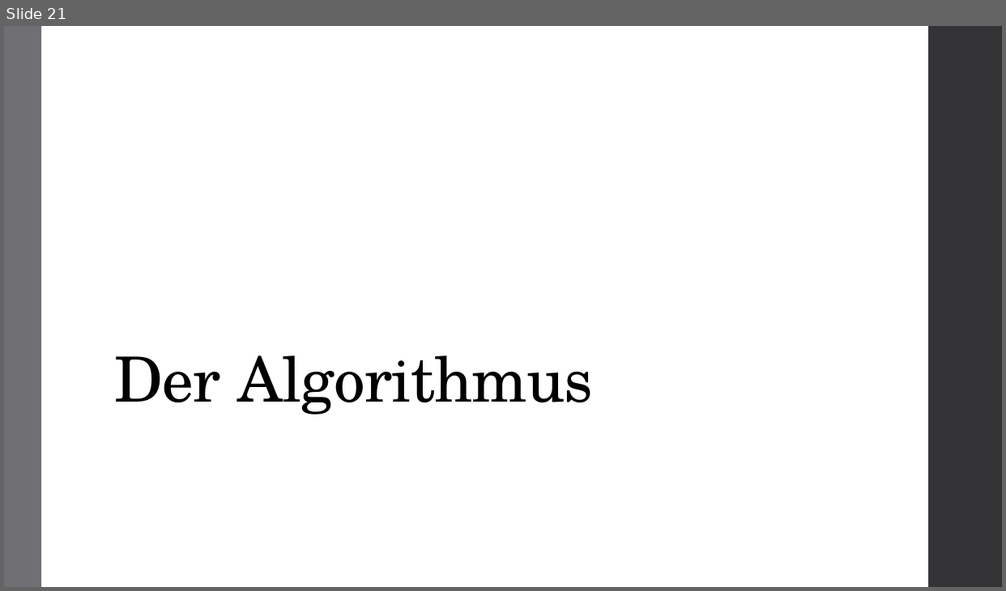
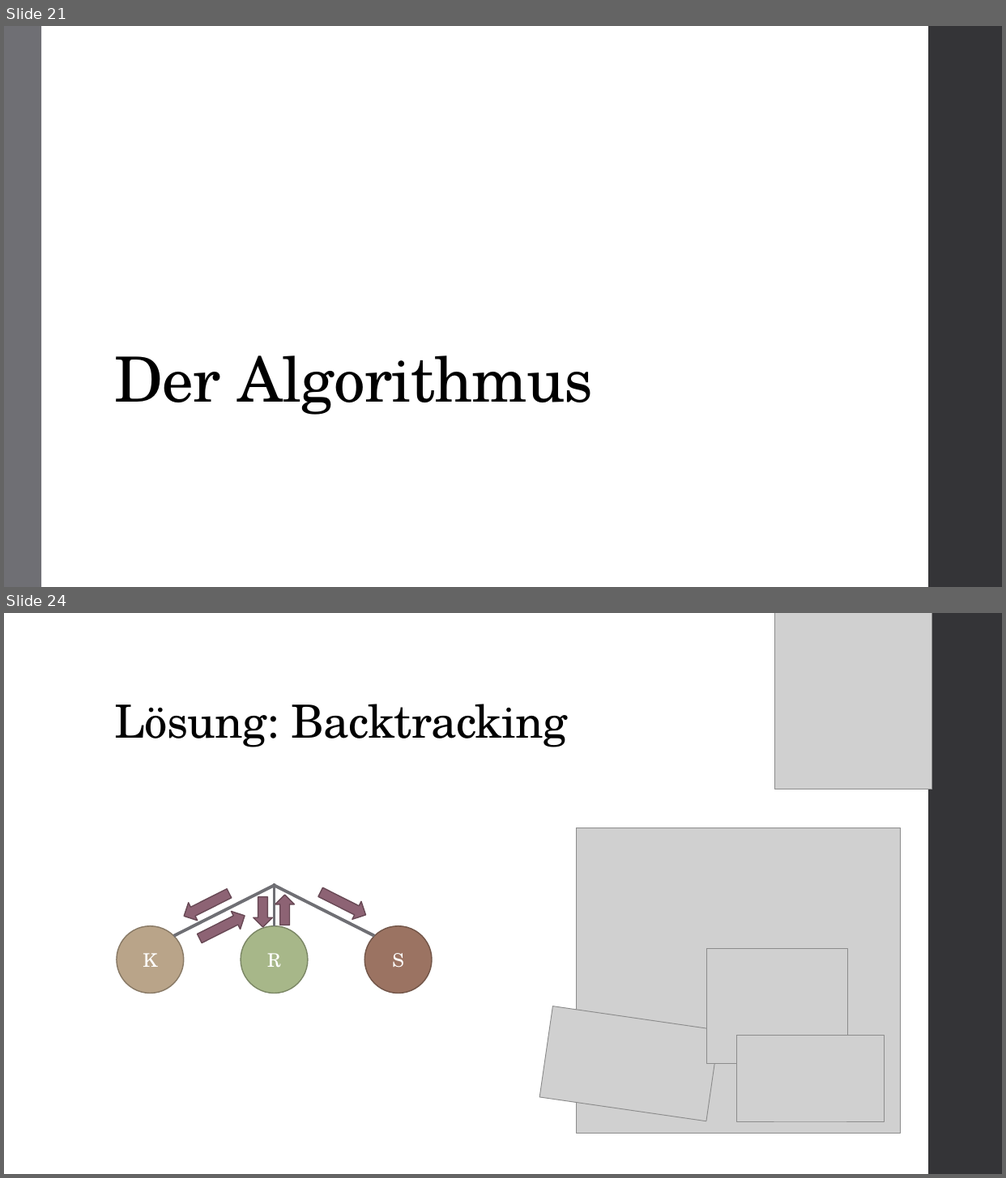
Before and after one commit to atalantus/BwInf36_Runde02, a slide deck: Aufgabe01_Praesentation.pptx. Shown one above the other, each under a label of ours: slide 21 before the commit, slides 21 and 24 after it; the slides between them are not shown. The pictures are 1006x591 and 1006x1178 pixels, drawn with LibreOffice and Linux fonts; fonts in the diff are those of the drawing; grey boxes stand for pictures. Boxes give left, top, right and bottom in pixels: in the first picture for what was removed or moved away, otherwise in the second. Text is boxed around its words. In the diff, an @@ line names an element or a change of style, - is before the commit and + after.

```diff
--- a/Aufgabe01_Praesentation.pptx
+++ b/Aufgabe01_Praesentation.pptx
@@ slide 24 added at (4, 613, 1002, 1174), background #FFFFFF; not listed: 1 template element that a slide beside it also shows @@
@@ picture added at (775, 613, 932, 789) @@
@@ title added at (115, 704, 568, 747), 44 pt, text #000000 @@
+Lösung: Backtracking
@@ picture added at (577, 828, 901, 1133) @@
@@ line added from (174, 936) to (275, 885), #6F6F74 3 pt @@
@@ down arrow added at (179, 884, 234, 926), fill #8D6374, outline #684956 1.1 pt @@
@@ down arrow added at (253, 897, 272, 927), fill #8D6374, outline #684956 1.1 pt @@
@@ line added from (275, 926) to (275, 884), #6F6F74 3 pt @@
@@ line added from (374, 936) to (275, 885), #6F6F74 3 pt @@
@@ down arrow added at (275, 895, 295, 925), fill #8D6374, outline #684956 1.1 pt @@
@@ down arrow added at (316, 884, 371, 925), fill #8D6374, outline #684956 1.1 pt @@
@@ ellipse added at (117, 926, 184, 994), fill #B9A489, outline #897965 1.1 pt, 18 pt, text #FFFFFF @@
+K
@@ down arrow added at (195, 907, 249, 948), fill #8D6374, outline #684956 1.1 pt @@
@@ ellipse added at (241, 926, 308, 994), fill #A7B789, outline #7C8765 1.1 pt, 18 pt, text #FFFFFF @@
+R
@@ ellipse added at (364, 926, 432, 994), fill #9B7362, outline #735549 1.1 pt, 18 pt, text #FFFFFF @@
+S
@@ picture added at (707, 949, 848, 1064) @@
@@ picture added at (539, 1007, 719, 1122) @@
@@ picture added at (736, 1036, 884, 1122) @@
```
Also in this commit, not shown: 2 slides changed, 8 other slides added.
